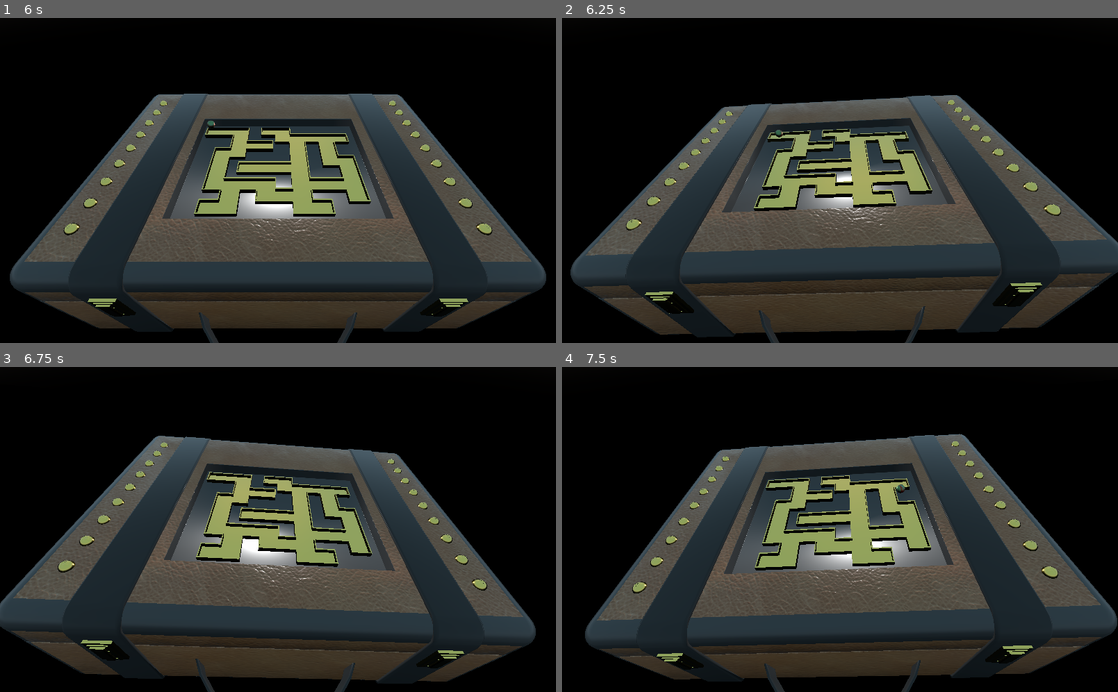
Above: before the commit, frames 1-4 (two rows, left to right).
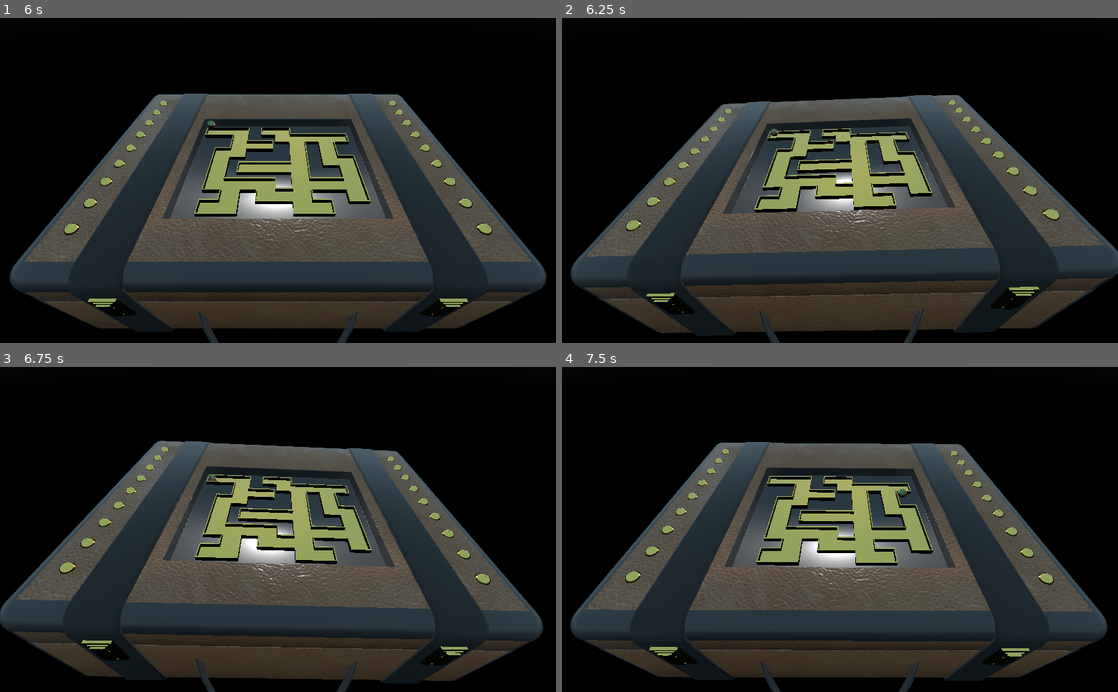
Above: after the commit, the same moments.

Repository: nheeb/OrbinTime
Game: Godot game, scene res://Level.tscn
Two runs of this game, one before a commit and one after it. Both use one fixed random seed, a clock stepped at 60 frames per second and the inputs below.
Inputs (mouse positions are in pixels of both pictures, inside the frame that each line leads up to):
- Up to frame 1 (6 s): move the mouse to (400, 164) at 0.52 s; tap T (clear_selection) every 1.5 s from 0.6 to 5.1 s; click (400, 164) at 0.67 s; move the mouse to (166, 196) at 1.27 s; tap R (teleport_orb) every 1.5 s from 1.35 to 5.85 s; click (166, 196) at 1.42 s; move the mouse to (333, 109) at 2.02 s; click (333, 109) at 2.17 s; move the mouse to (250, 245) at 2.77 s; click (250, 245) at 2.92 s; move the mouse to (444, 229) at 3.52 s; click (444, 229) at 3.67 s; move the mouse to (111, 131) at 4.27 s; click (111, 131) at 4.42 s; move the mouse to (305, 180) at 5.02 s; click (305, 180) at 5.17 s; tap Enter at 5.75 s; move the mouse to (194, 99) at 5.77 s; click (194, 99) at 5.92 s
- Up to frame 2 (6.25 s): no input
- Up to frame 3 (6.75 s): move the mouse to (400, 513) at 6.52 s; tap T (clear_selection) at 6.6 s; click (400, 513) at 6.67 s
- Up to frame 4 (7.5 s): move the mouse to (728, 545) at 7.27 s; tap R (teleport_orb) at 7.35 s; click (728, 545) at 7.42 s

Frame 1 is identical in both runs. In frame 2, 6.5% of the frame differs, in the area x 1-100%, y 23-100%; in frame 3, 7.8%; in frame 4, 14%, in the area x 1-100%, y 20-100%.

Commit message:
smol

Diff:
--- a/Objects/DrawerLogic.gd
+++ b/Objects/DrawerLogic.gd
@@ -28,7 +28,7 @@
 	start_transform = Transform(self.transform)
 	target_transform = self.transform.translated(Vector3.RIGHT * length)
 	$Tween.reset_all()
-	$Tween.interpolate_method(self, "move_global", 0.0, 1.0, 0.8, Tween.TRANS_BOUNCE, Tween.EASE_IN_OUT)
+	$Tween.interpolate_method(self, "move_global", 0.0, 1.0, 0.8, Tween.TRANS_BOUNCE, Tween.EASE_OUT)
 	$Tween.start()
 	$DrawerOpen.play()
 	pulled_out = true
--- a/Suitcase.gd
+++ b/Suitcase.gd
@@ -16,10 +16,10 @@
 		var x_target := mouse_pos.y * max_angle_degree
 		var z_target := -mouse_pos.x * max_angle_degree
 
-#		rotation_degrees.x = lerp(rotation_degrees.x, x_target, .1)
-#		rotation_degrees.z = lerp(rotation_degrees.z, z_target, .1)
-		rotation_degrees.x = x_target
-		rotation_degrees.z = z_target
+		rotation_degrees.x = lerp(rotation_degrees.x, x_target, .1)
+		rotation_degrees.z = lerp(rotation_degrees.z, z_target, .1)
+#		rotation_degrees.x = x_target
+#		rotation_degrees.z = z_target
 
 		rotation_degrees.y = 0
 
